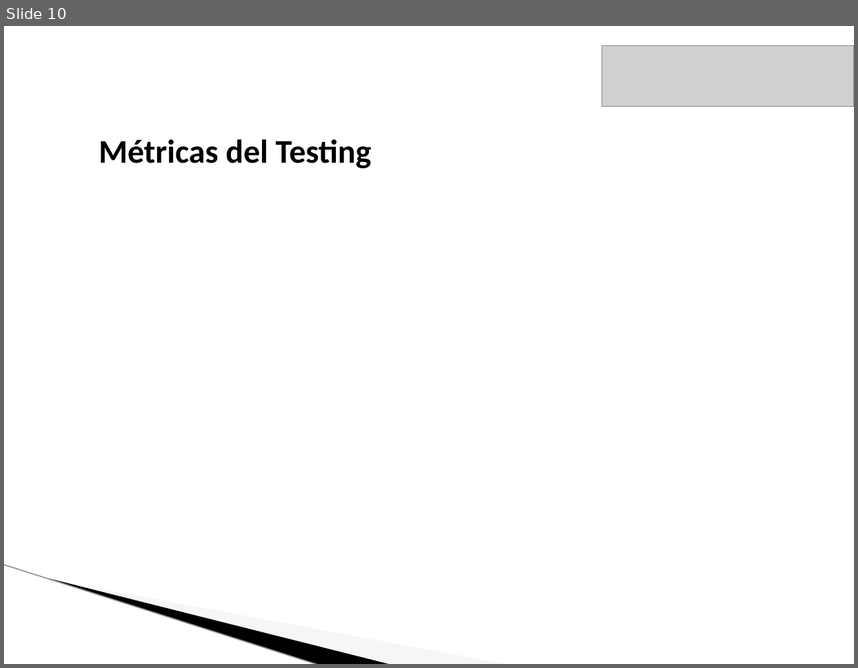
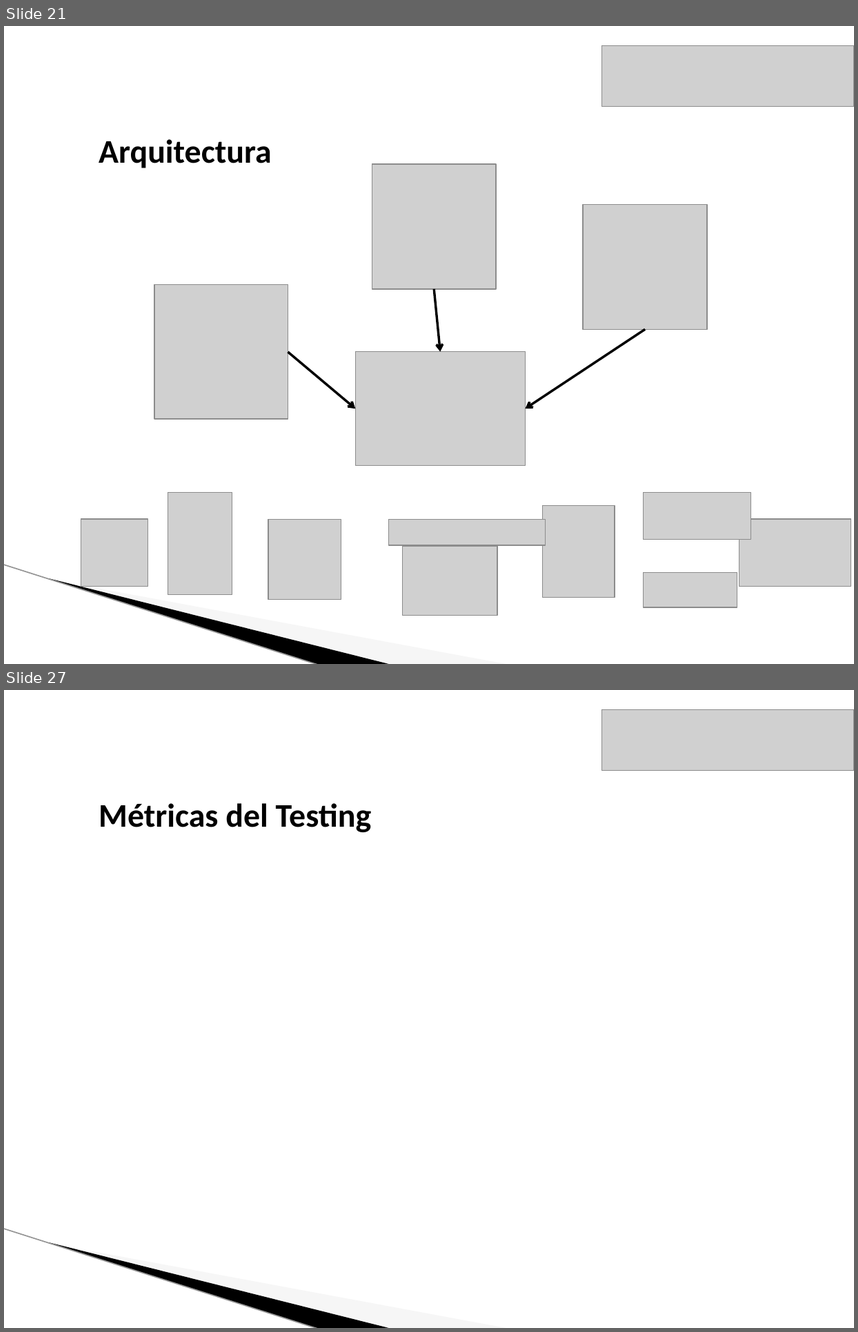
Before and after one commit to lucasdicesaro/reser-bar, a slide deck: documentacion/Presentacion Final ReserBar/Presentacion Final.pptx. Shown one above the other, each under a label of ours: slide 10 before the commit, slides 21 and 27 after it; the slides between them are not shown. The pictures are 858x668 and 858x1332 pixels, drawn with LibreOffice and Linux fonts; fonts in the diff are those of the drawing; grey boxes stand for pictures; background and template pictures are left out. Boxes give left, top, right and bottom in pixels: in the first picture for what was removed or moved away, otherwise in the second. Text is boxed around its words. In the diff, an @@ line names an element or a change of style, - is before the commit and + after.

```diff
--- a/documentacion/Presentacion Final ReserBar/Presentacion Final.pptx
+++ b/documentacion/Presentacion Final ReserBar/Presentacion Final.pptx
@@ slide 21 added at (4, 26, 854, 664), background #FFFFFF; not listed: 3 template elements that a slide beside it also shows @@
@@ picture added at (602, 45, 854, 106) @@
@@ text added at (99, 139, 271, 168), 28 pt, text #000000, bold @@
+Arquitectura
@@ picture added at (372, 164, 496, 289) @@
@@ picture added at (583, 205, 707, 330) @@
@@ picture added at (154, 285, 288, 419) @@
@@ arrow added from (434, 289) to (440, 352), #000000 2 pt @@
@@ arrow added from (645, 330) to (525, 408), #000000 2 pt @@
@@ arrow added from (288, 352) to (355, 408), #000000 2 pt @@
@@ picture added at (355, 352, 525, 466) @@
@@ picture added at (168, 492, 232, 594) @@
@@ picture added at (643, 492, 751, 539) @@
@@ picture added at (81, 519, 148, 586) @@
@@ picture added at (268, 519, 341, 600) @@
@@ picture added at (389, 519, 546, 546) @@
@@ picture added at (543, 506, 615, 597) @@
@@ picture added at (740, 519, 851, 586) @@
@@ picture added at (403, 546, 498, 615) @@
@@ picture added at (643, 572, 737, 608) @@
@@ what was slide 10 is now slide 27 @@
```
Also in this commit, not shown: 7 slides changed, 26 other slides added, 7 slides removed, 2 other files.
